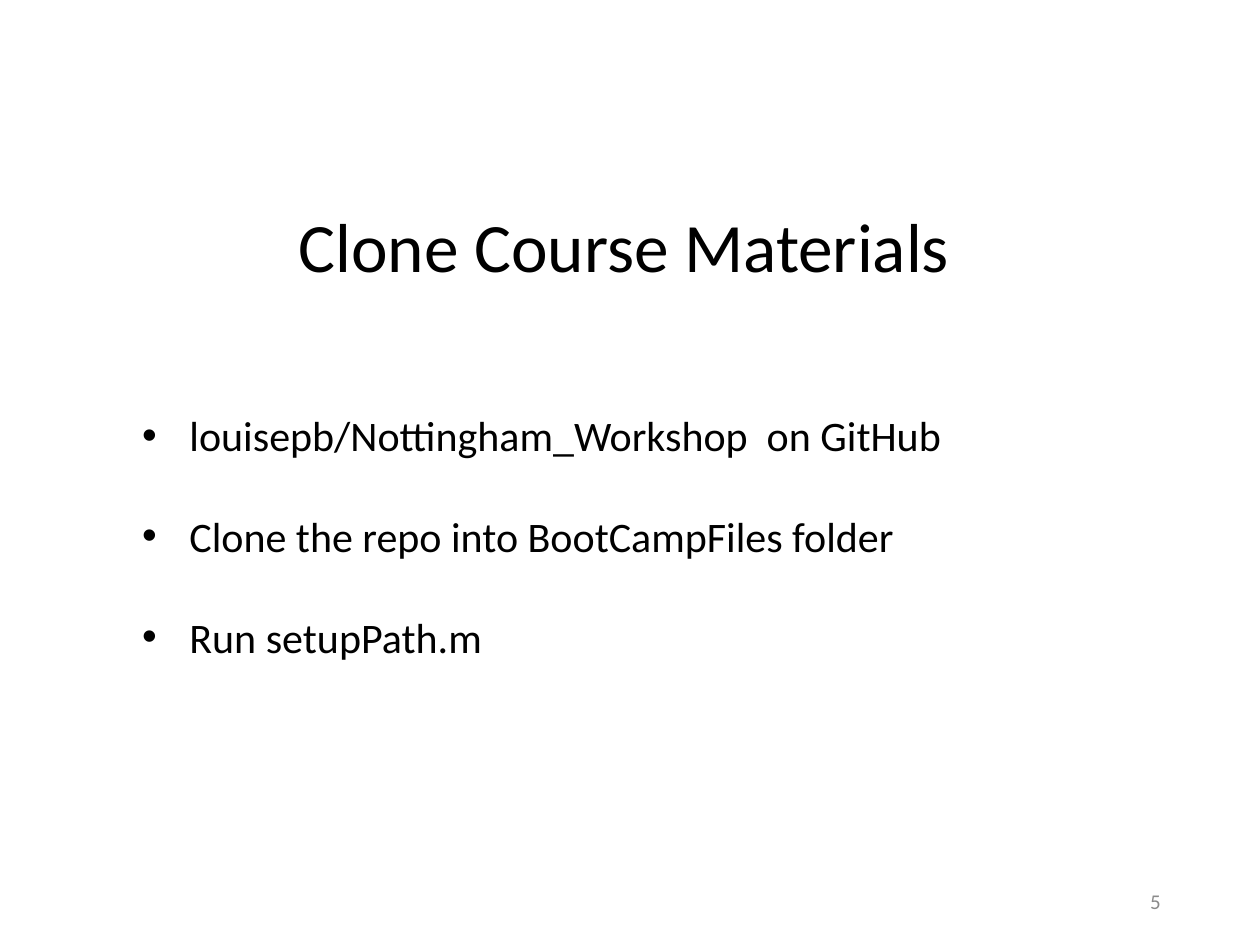
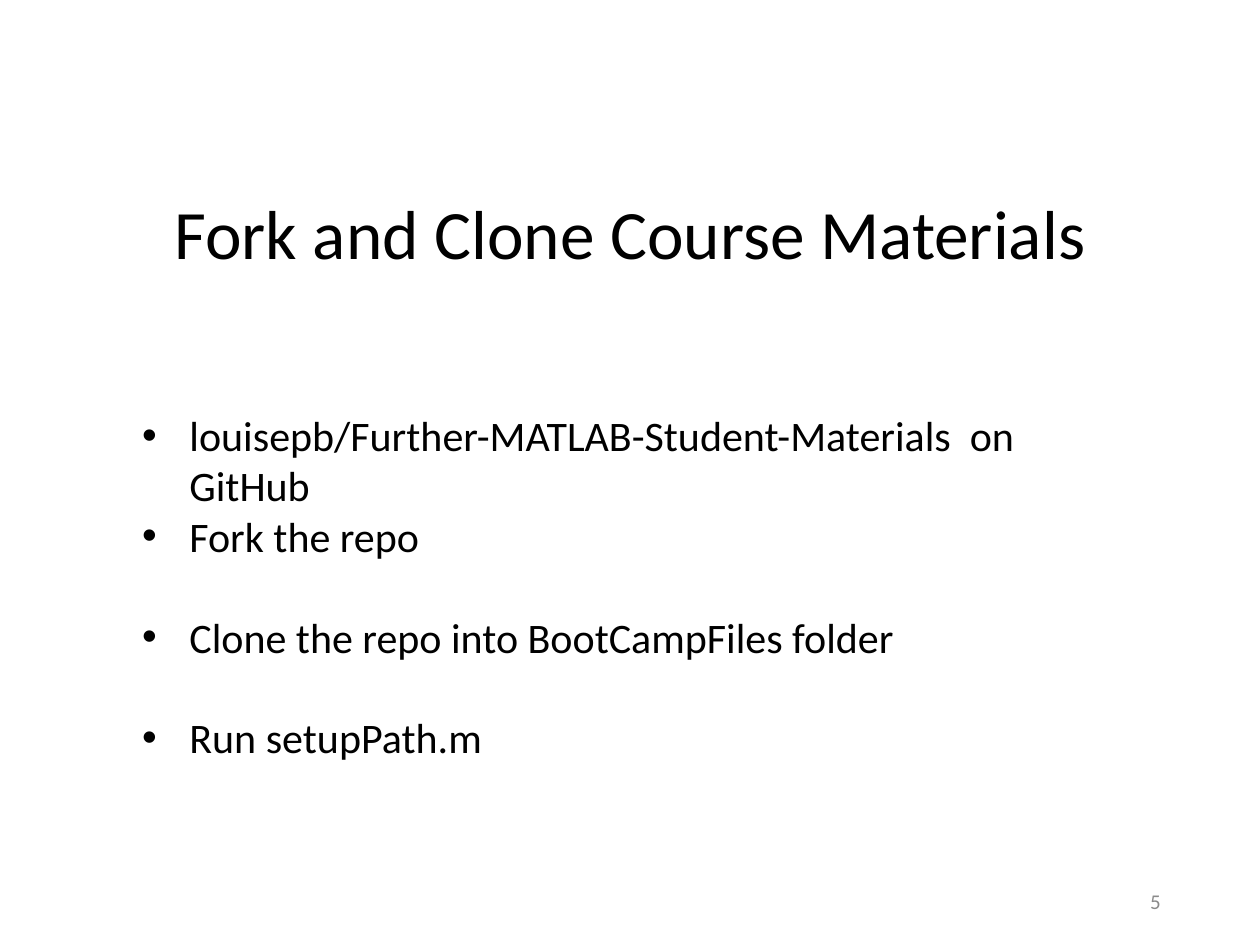
Before and after one commit to louisepb/Nottingham_Workshop, a slide deck: slide 5 of InstructorMaterials/Best Practices for Software Development using MATLAB.pptx. Drawn at 1260x945 pixels with LibreOffice and Linux fonts; fonts in the diff are those of the drawing. Boxes give left, top, right and bottom in pixels: in the first picture for what was removed or moved away, otherwise in the second. Text is boxed around its words. In the diff, an @@ line names an element or a change of style, - is before the commit and + after.

```diff
--- a/InstructorMaterials/Best Practices for Software Development using MATLAB.pptx
+++ b/InstructorMaterials/Best Practices for Software Development using MATLAB.pptx
@@ title at <box>174,211,1085,260</box>: text changed @@
-Clone Course Materials
+Fork and Clone Course Materials
@@ text at <box>189,421,1014,559</box>: text changed @@
-• louisepb/Nottingham_Workshop on GitHub
+• louisepb/Further-MATLAB-Student-Materials on GitHub
+• Fork the repo
```
Also in this commit, not shown: 2 other slides changed, 13 slides added, 4 slides removed.
